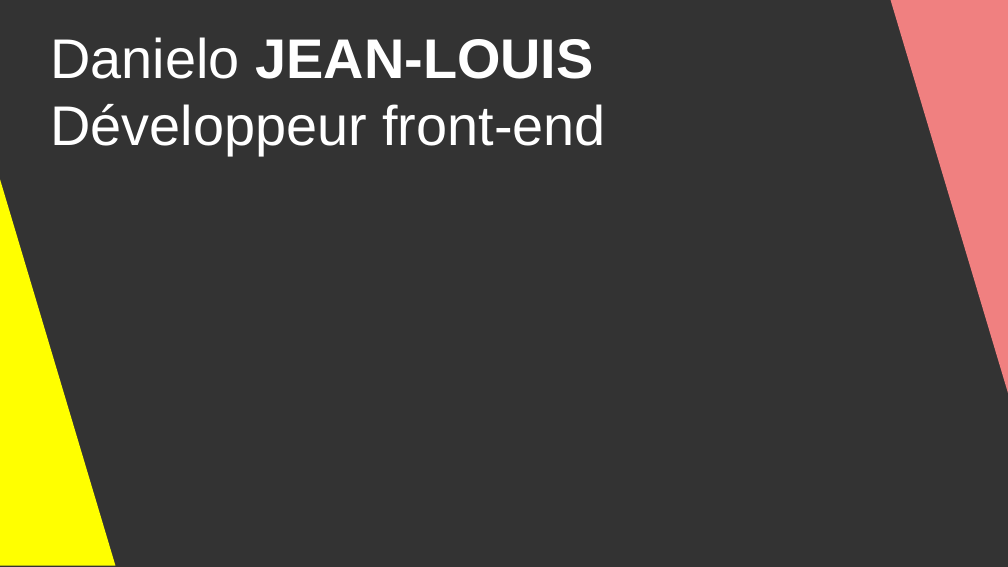
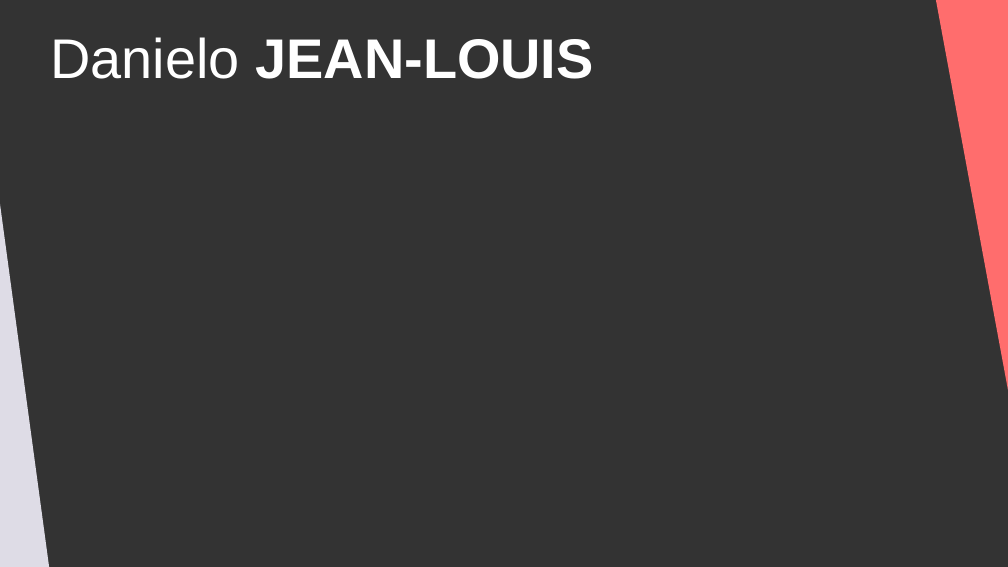
Before and after one commit to DanYellow/cours, a slide deck: slide 2 of big-data-s4/travaux-pratiques/numero-4/presentation.odp. Drawn at 1008x567 pixels with LibreOffice and Linux fonts; fonts in the diff are those of the drawing. Boxes give left, top, right and bottom in pixels: in the first picture for what was removed or moved away, otherwise in the second. Text is boxed around its words. In the diff, an @@ line names an element or a change of style, - is before the commit and + after.

```diff
--- a/big-data-s4/travaux-pratiques/numero-4/presentation.odp
+++ b/big-data-s4/travaux-pratiques/numero-4/presentation.odp
@@ right triangle: place and size @@
-right triangle at (891, 0, 1008, 398)
+right triangle at (937, 0, 1008, 398)
@@ right triangle at (937, 0, 1008, 398): fill #F08080 to #FF6D6D @@
@@ subtitle at (50, 104, 606, 155): paragraph removed @@
-Développeur front-end
@@ right triangle: place and size @@
-right triangle at (0, 168, 115, 566)
+right triangle at (0, 178, 50, 567)
@@ right triangle at (0, 178, 50, 567): fill #FFFF00 to #DEDCE6 @@
```
Also in this commit, not shown: 6 other slides changed, 8 other files.
